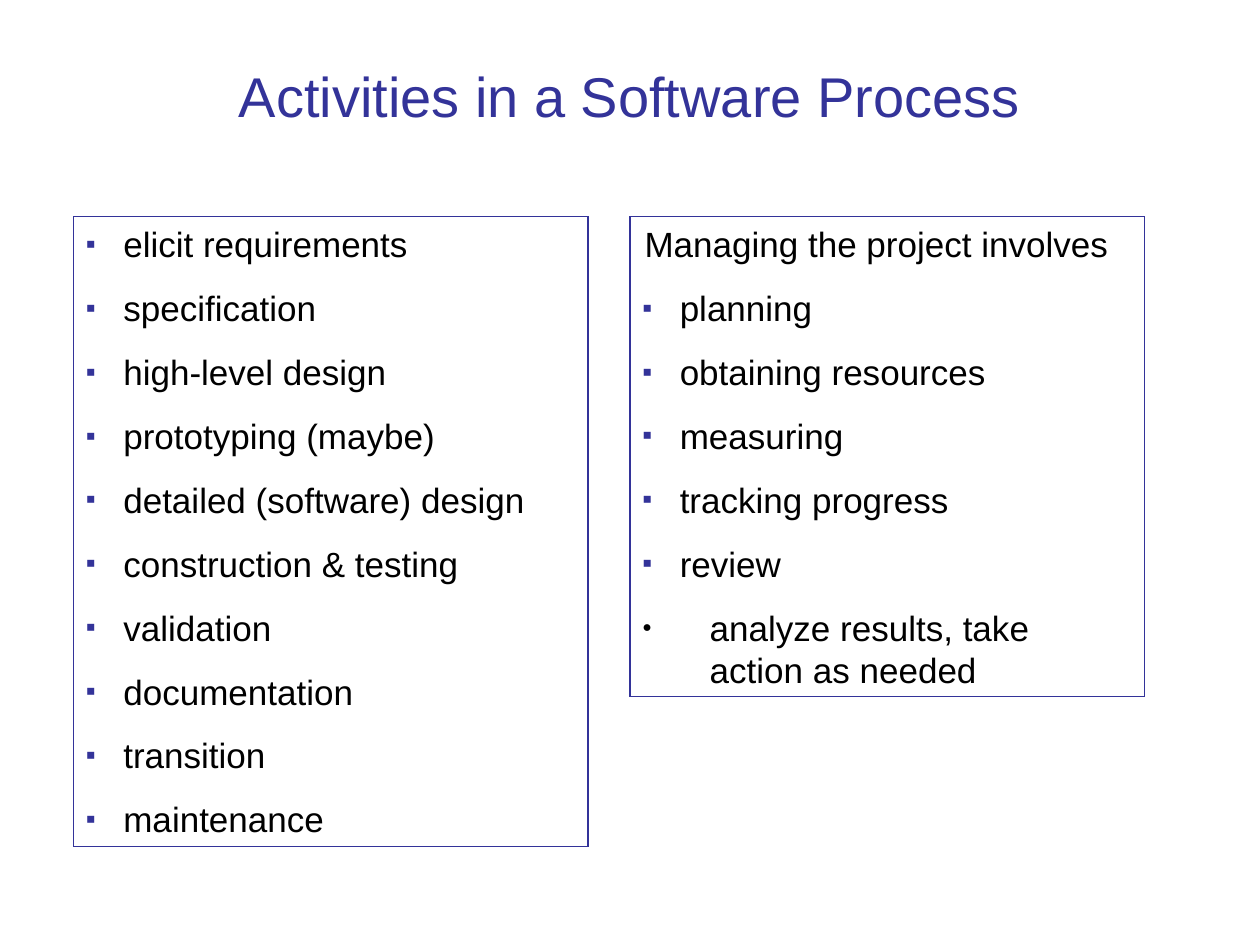
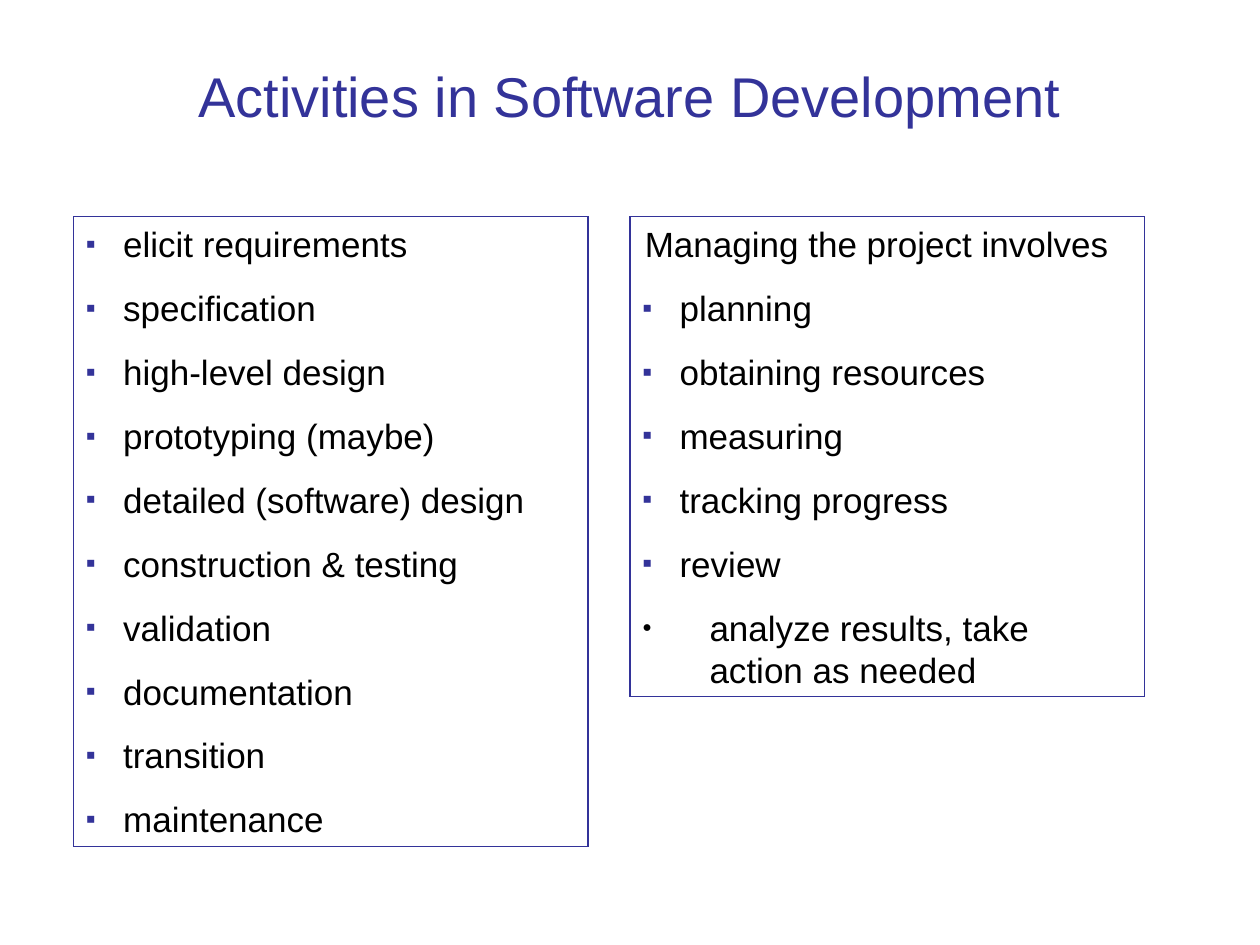
Before and after one commit to cpske/ISP, a slide deck: slide 5 of intro/Introduction-software-process.ppt (slide 6 before the commit). Drawn at 1260x945 pixels with LibreOffice and Linux fonts; fonts in the diff are those of the drawing. Boxes give left, top, right and bottom in pixels: in the first picture for what was removed or moved away, otherwise in the second. Text is boxed around its words. In the diff, an @@ line names an element or a change of style, - is before the commit and + after.

Commit message:
update index and software process slides

```diff
--- a/intro/Introduction-software-process.ppt
+++ b/intro/Introduction-software-process.ppt
@@ title at box(198, 76, 1060, 128): text changed @@
-Activities in a Software Process
+Activities in Software Development
```
Also in this commit, not shown: 7 other slides changed, 6 slides added, 2 slides removed, 2 other files.
